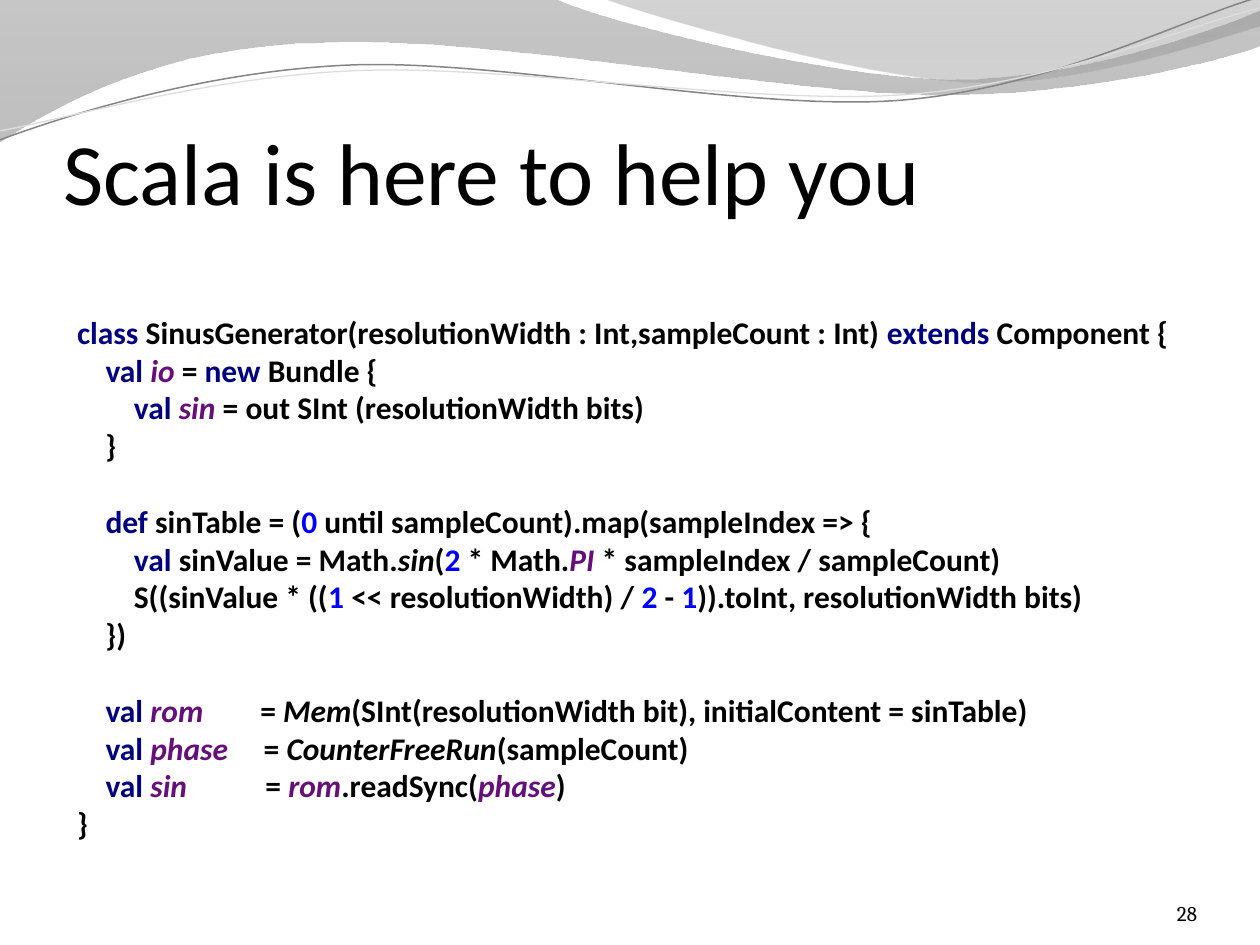
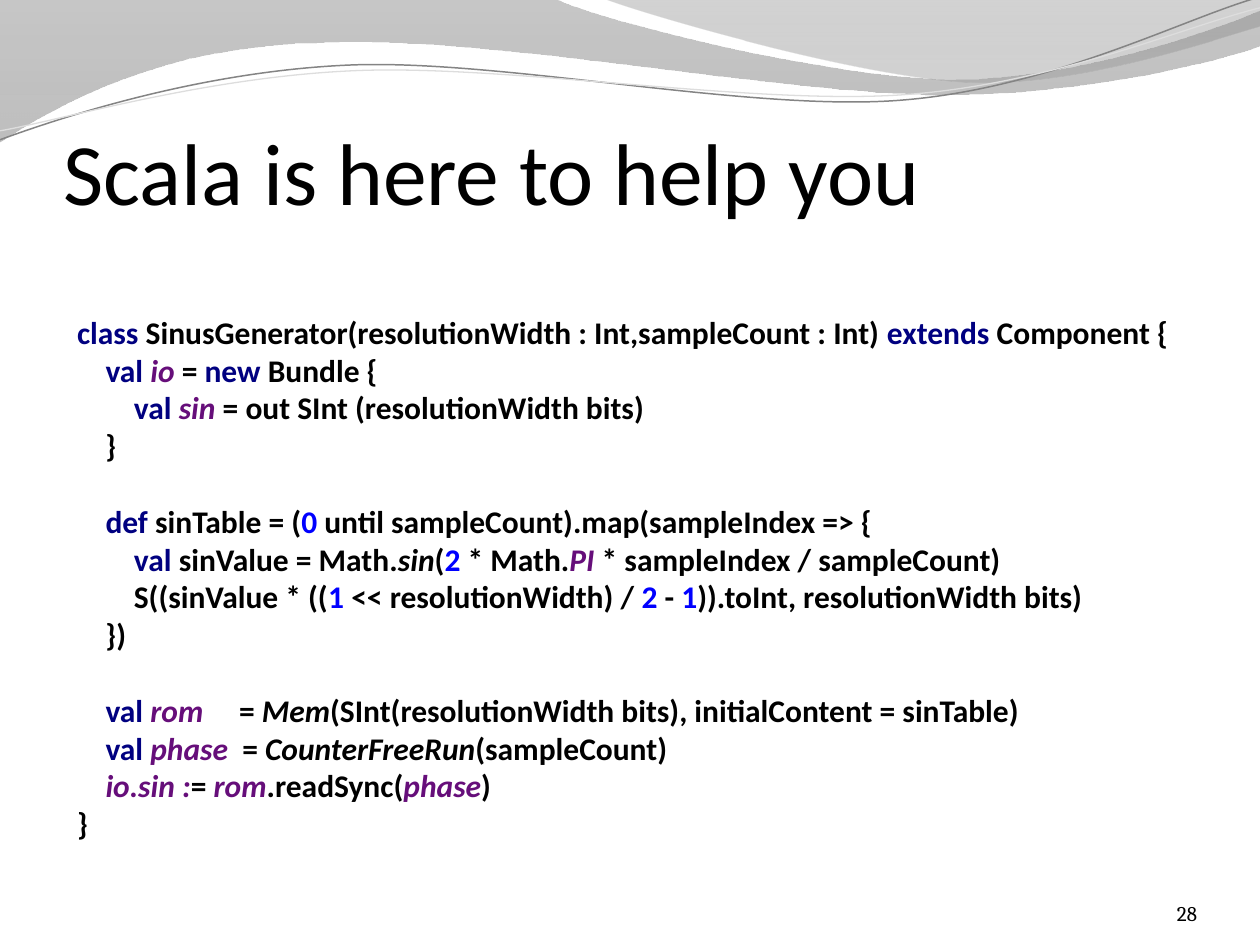
Before and after one commit to SpinalHDL/SpinalDoc, a slide deck: slide 28 of presentation/en/presentation.pptx. Drawn at 1260x945 pixels with LibreOffice and Linux fonts; fonts in the diff are those of the drawing; background and template pictures are left out. Boxes give left, top, right and bottom in pixels: in the first picture for what was removed or moved away, otherwise in the second. Text is boxed around its words. In the diff, an @@ line names an element or a change of style, - is before the commit and + after.

```diff
--- a/presentation/en/presentation.pptx
+++ b/presentation/en/presentation.pptx
@@ text at [77,321,1150,802]: text changed @@
-class SinusGenerator(resolutionWidth : Int,sampleCount : Int) extends Component {
-val io = new Bundle {
-val sin = out SInt (resolutionWidth bits)
-}
-def sinTable = (0 until sampleCount).map(sampleIndex => {
-val sinValue = Math.sin(2 * Math.PI * sampleIndex / sampleCount)
-S((sinValue * ((1 << resolutionWidth) / 2 - 1)).toInt, resolutionWidth bits)
-})
-val rom = Mem(SInt(resolutionWidth bit), initialContent = sinTable)
-val phase = CounterFreeRun(sampleCount)
-val sin = rom.readSync(phase)
-}
+class SinusGenerator(resolutionWidth : Int,sampleCount : Int) extends Component {
+val io = new Bundle {
+val sin = out SInt (resolutionWidth bits)
+}
+def sinTable = (0 until sampleCount).map(sampleIndex => {
+val sinValue = Math.sin(2 * Math.PI * sampleIndex / sampleCount)
+S((sinValue * ((1 << resolutionWidth) / 2 - 1)).toInt, resolutionWidth bits)
+})
+val rom = Mem(SInt(resolutionWidth bits), initialContent = sinTable)
+val phase = CounterFreeRun(sampleCount)
+io.sin := rom.readSync(phase)
+}
```
Also in this commit, not shown: 12 other slides changed, 1 other file.
